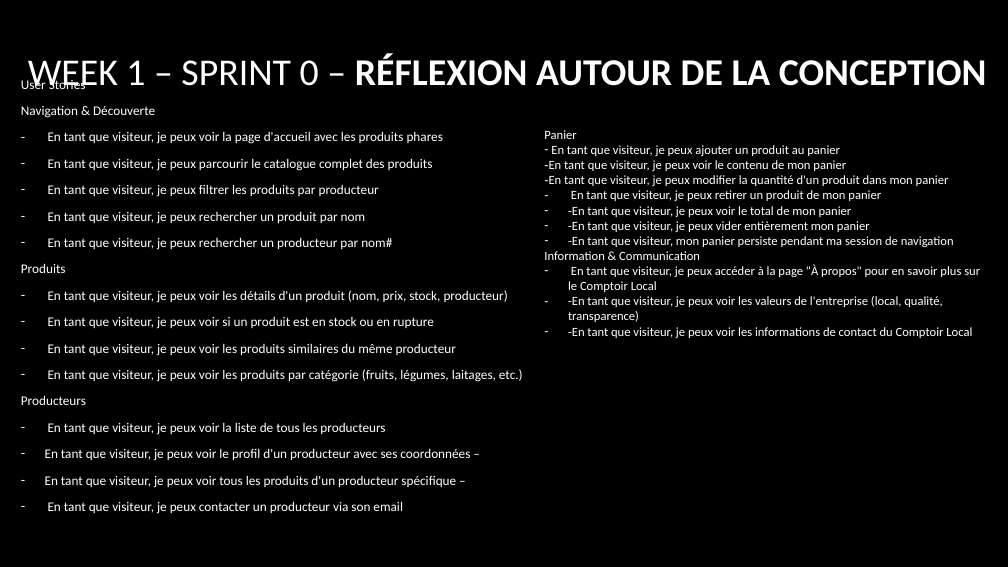
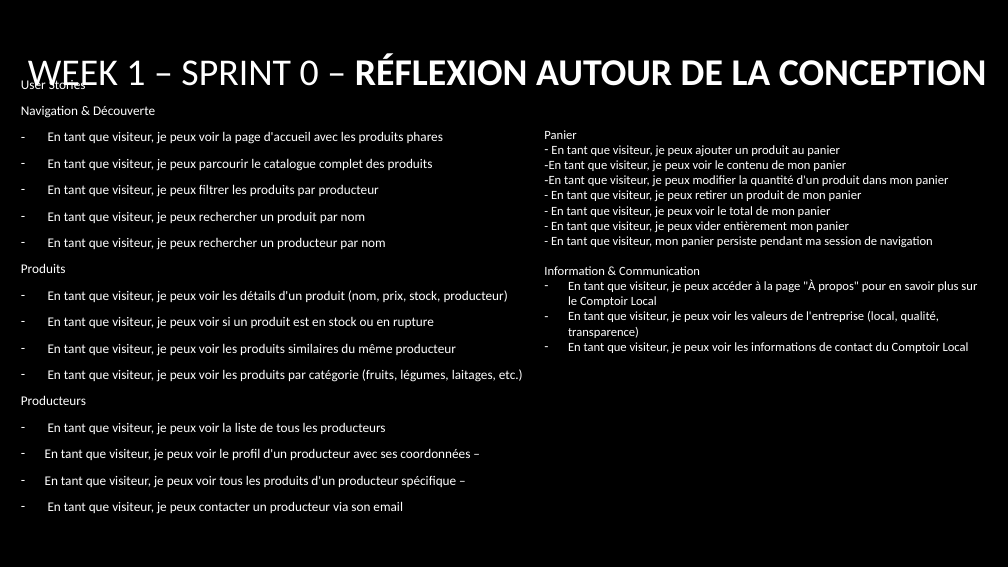
Before and after one commit to fus3r/FitnessArc, a slide deck: slide 7 of week1/saclay_local/WorkingDocs/presentation.pptx. Drawn at 1008x567 pixels with LibreOffice and Linux fonts; fonts in the diff are those of the drawing; background and template pictures are left out. Boxes give left, top, right and bottom in pixels: in the first picture for what was removed or moved away, otherwise in the second. Text is boxed around its words. In the diff, an @@ line names an element or a change of style, - is before the commit and + after.

```diff
--- a/week1/saclay_local/WorkingDocs/presentation.pptx
+++ b/week1/saclay_local/WorkingDocs/presentation.pptx
@@ text at (x1=551, y1=190, x2=933, y2=247): text changed @@
-– En tant que visiteur, je peux retirer un produit de mon panier
-– -En tant que visiteur, je peux voir le total de mon panier
-– -En tant que visiteur, je peux vider entièrement mon panier
-– -En tant que visiteur, mon panier persiste pendant ma session de navigation
+- En tant que visiteur, je peux retirer un produit de mon panier
+- En tant que visiteur, je peux voir le total de mon panier
+- En tant que visiteur, je peux vider entièrement mon panier
+- En tant que visiteur, mon panier persiste pendant ma session de navigation
@@ text at (x1=48, y1=237, x2=386, y2=250): text changed @@
-– En tant que visiteur, je peux rechercher un producteur par nom#
+– En tant que visiteur, je peux rechercher un producteur par nom
@@ text at (x1=568, y1=311, x2=969, y2=353): text changed @@
-– -En tant que visiteur, je peux voir les valeurs de l'entreprise (local, qualité, transparence)
-– -En tant que visiteur, je peux voir les informations de contact du Comptoir Local
+– En tant que visiteur, je peux voir les valeurs de l'entreprise (local, qualité, transparence)
+– En tant que visiteur, je peux voir les informations de contact du Comptoir Local
```
Also in this commit, not shown: 1 slide added, 1 slide removed, 3 other files.
